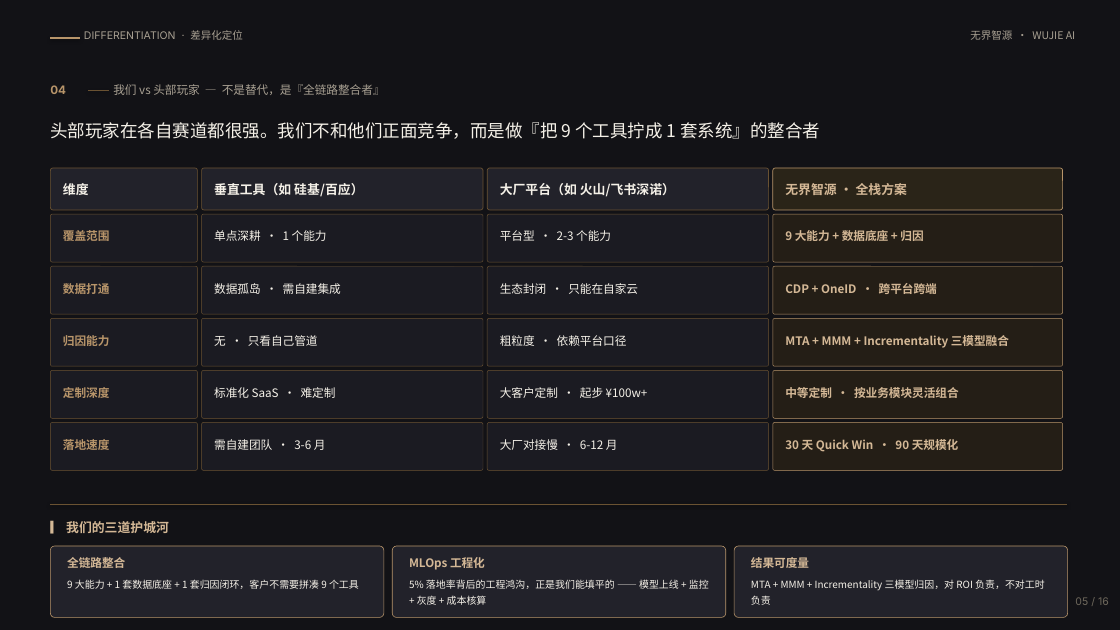
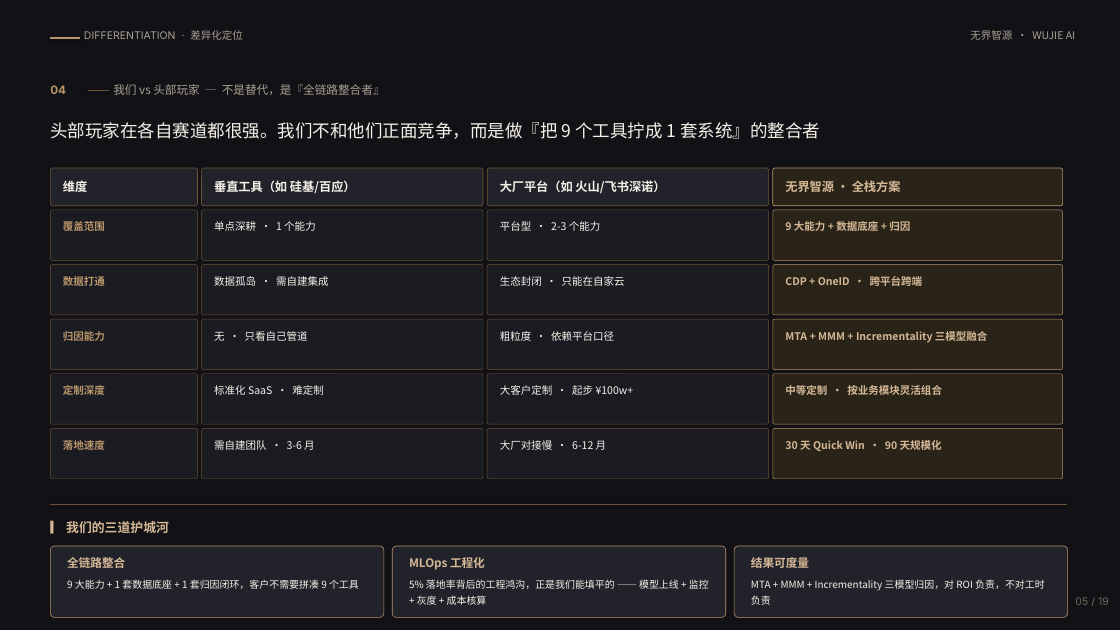
Before and after one commit to 43965555/wujie-ai, a slide deck: slide 5 of pitch/ai-marketing-2026.pptx. Drawn at 1120x630 pixels with LibreOffice and Linux fonts; fonts in the diff are those of the drawing. Boxes give left, top, right and bottom in pixels: in the first picture for what was removed or moved away, otherwise in the second. Text is boxed around its words. In the diff, an @@ line names an element or a change of style, - is before the commit and + after.

Commit message:
update: PPT新增3页竞品深度对比(19个真实产品对标),v4.0共19页,每个能力群后紧跟竞品对比页

```diff
--- a/pitch/ai-marketing-2026.pptx
+++ b/pitch/ai-marketing-2026.pptx
@@ rounded rectangle: place and size @@
-rounded rectangle at bbox=[50, 168, 197, 210]
+rounded rectangle at bbox=[50, 168, 197, 206]
@@ rounded rectangle: place and size @@
-rounded rectangle at bbox=[202, 168, 483, 210]
+rounded rectangle at bbox=[202, 168, 483, 206]
@@ rounded rectangle: place and size @@
-rounded rectangle at bbox=[487, 168, 769, 210]
+rounded rectangle at bbox=[487, 168, 769, 206]
@@ rounded rectangle: place and size @@
-rounded rectangle at bbox=[773, 168, 1063, 210]
+rounded rectangle at bbox=[773, 168, 1063, 206]
@@ size 11 to 10.5 pt in 4 elements at bbox=[63, 178, 87, 195], bbox=[214, 180, 356, 193], bbox=[500, 180, 665, 194], bbox=[785, 180, 901, 192] @@
@@ text "覆盖范围": place and size @@
-text "覆盖范围" at bbox=[63, 228, 110, 244]
+text "覆盖范围" at bbox=[63, 220, 105, 234]
@@ text "单点深耕 · 1 个能力": place and size @@
-text "单点深耕 · 1 个能力" at bbox=[214, 230, 327, 241]
+text "单点深耕 · 1 个能力" at bbox=[214, 221, 316, 231]
@@ text "平台型 · 2-3 个能力": place and size @@
-text "平台型 · 2-3 个能力" at bbox=[500, 230, 611, 241]
+text "平台型 · 2-3 个能力" at bbox=[500, 221, 601, 231]
@@ 4 rounded rectangles: place and size @@
-4 rounded rectangles at bbox=[50, 214, 1063, 262]
+4 rounded rectangles at bbox=[50, 210, 1063, 260]
@@ text "9 大能力 + 数据底座 + ...": place and size @@
-text "9 大能力 + 数据底座 + ..." at bbox=[785, 228, 923, 244]
+text "9 大能力 + 数据底座 + ..." at bbox=[785, 220, 910, 234]
@@ 4 rounded rectangles: place and size @@
-4 rounded rectangles at bbox=[50, 318, 1063, 366]
+4 rounded rectangles at bbox=[50, 319, 1063, 370]
@@ size 10 to 9 pt in 20 elements at bbox=[785, 331, 988, 343], bbox=[500, 331, 614, 341], bbox=[214, 331, 308, 341], bbox=[785, 276, 923, 286], bbox=[785, 385, 942, 395], bbox=[214, 276, 329, 286], bbox=[500, 276, 625, 286], bbox=[214, 385, 324, 395], bbox=[500, 385, 634, 395], bbox=[63, 331, 105, 341], bbox=[785, 440, 942, 451], bbox=[785, 220, 910, 234], bbox=[500, 440, 607, 450], bbox=[214, 221, 316, 231], bbox=[500, 221, 601, 231], bbox=[214, 440, 315, 450], bbox=[63, 276, 105, 286], bbox=[63, 385, 105, 395], bbox=[63, 220, 105, 234], bbox=[63, 440, 105, 450] @@
@@ 8 rounded rectangles: place and size @@
-8 rounded rectangles at bbox=[50, 371, 1063, 471]
+8 rounded rectangles at bbox=[50, 374, 1063, 479]
@@ fill #241E16 to #2A2418 in 5 elements at bbox=[773, 265, 1063, 315], bbox=[773, 319, 1063, 370], bbox=[773, 210, 1063, 260], bbox=[773, 374, 1063, 424], bbox=[773, 429, 1063, 479] @@
```
Also in this commit, not shown: 15 other slides changed, 3 slides added.
